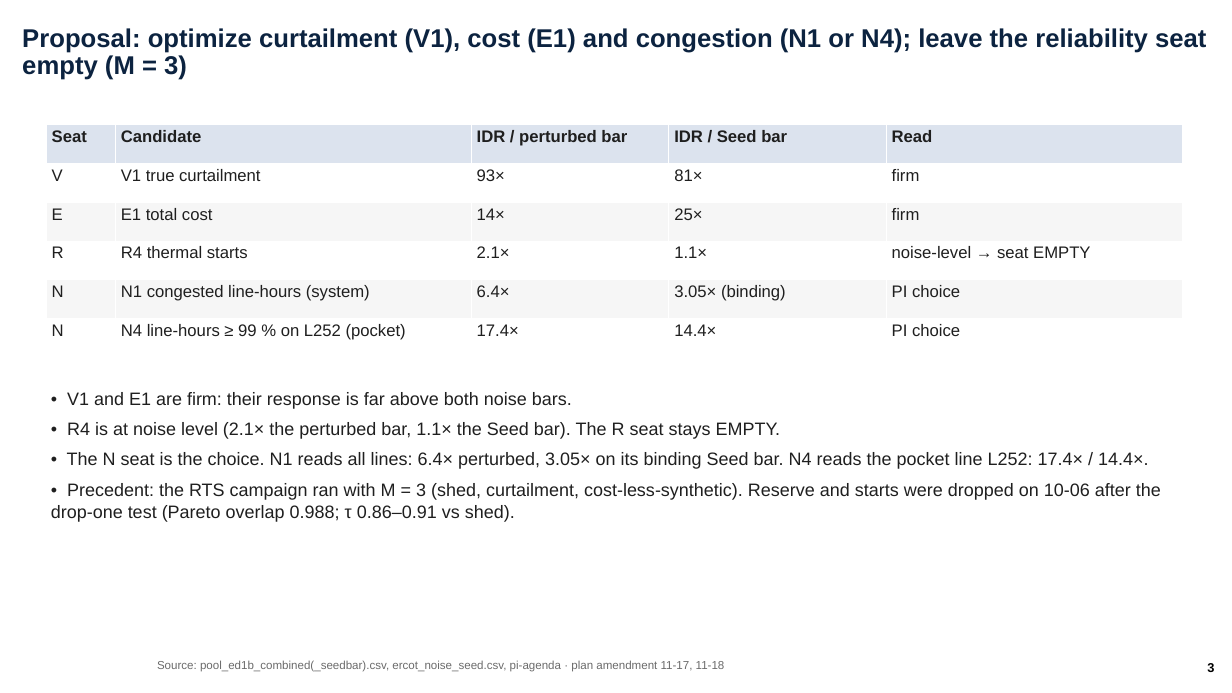
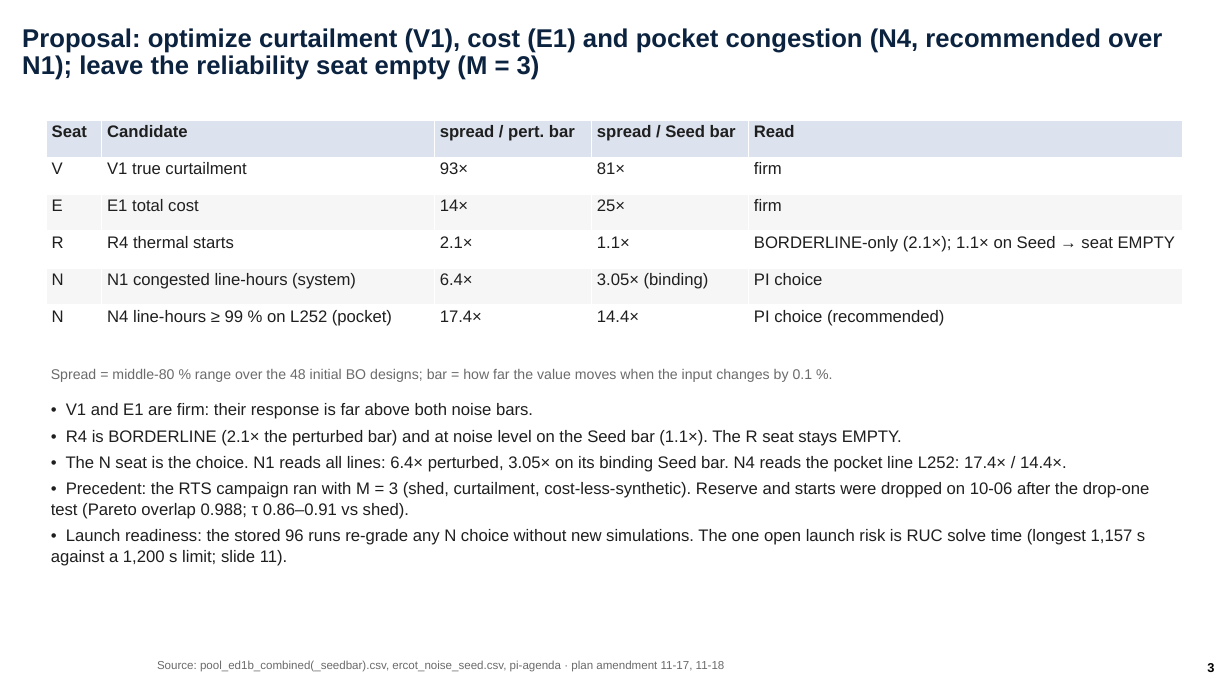
Before and after one commit to ylu283/RTS-GMLC, a slide deck: slide 3 of trial_0826/ercot/analysis/pi_objectives/ercot_objectives.pptx. Drawn at 1232x693 pixels with LibreOffice and Linux fonts; fonts in the diff are those of the drawing; background and template pictures are left out. Boxes give left, top, right and bottom in pixels: in the first picture for what was removed or moved away, otherwise in the second. Text is boxed around its words. In the diff, an @@ line names an element or a change of style, - is before the commit and + after.

Commit message:
deck(64) review round: B1–B8 + S1–S12 from three reviews — ruler names (median / 11-16 median), titles name N4 (A′ = disclosed post-hoc PI override), site-class wording, one A3 sentence, 5x5 rho matrix, rebuilt screening chart, sub/superscripts, engineering units, frozen external snippets; 214 assertions; validator PASSED; render-checked

```diff
--- a/trial_0826/ercot/analysis/pi_objectives/ercot_objectives.pptx
+++ b/trial_0826/ercot/analysis/pi_objectives/ercot_objectives.pptx
@@ title at (22, 28, 1162, 80): text changed @@
-Proposal: optimize curtailment (V1), cost (E1) and congestion (N1 or N4); leave the reliability seat empty (M = 3)
+Proposal: optimize curtailment (V1), cost (E1) and pocket congestion (N4, recommended over N1); leave the reliability seat empty (M = 3)
@@ table at (46, 120, 1183, 342) @@
-row 1, column 3: IDR / perturbed bar
+row 1, column 3: spread / pert. bar
-row 1, column 4: IDR / Seed bar
+row 1, column 4: spread / Seed bar
-row 4, column 5: noise-level → seat EMPTY
+row 4, column 5: BORDERLINE-only (2.1×); 1.1× on Seed → seat EMPTY
-row 6, column 5: PI choice
+row 6, column 5: PI choice (recommended)
@@ table: place and size @@
-table at (46, 125, 1183, 358)
+table at (46, 120, 1183, 342)
@@ text added at (51, 369, 813, 382), 11 pt, text #6B6B6B @@
+Spread = middle-80 % range over the 48 initial BO designs; bar = how far the value moves when the input changes by 0.1 %.
@@ text "• V1 and E1 are ...": place and size @@
-text "• V1 and E1 are ..." at (51, 392, 1161, 522)
+text "• V1 and E1 are ..." at (51, 403, 1150, 566)
@@ text at (51, 403, 1150, 519): size 14 to 13 pt in "• V1 and E1 are firm: their ...", "• The N seat is the choice. ...", "• Precedent: the RTS campaign ran with ..."; less space between paragraphs @@
@@ text at (66, 430, 902, 446): text changed; size 14 to 13 pt @@
-• R4 is at noise level (2.1× the perturbed bar, 1.1× the Seed bar). The R seat stays EMPTY.
+• R4 is BORDERLINE (2.1× the perturbed bar) and at noise level on the Seed bar (1.1×). The R seat stays EMPTY.
@@ text at (51, 529, 1145, 566): paragraph added @@
+• Launch readiness: the stored 96 runs re-grade any N choice without new simulations. The one open launch risk is RUC solve time (longest 1,157 s against a 1,200 s limit; slide 11).
```
Also in this commit, not shown: 17 other slides changed, 14 other files.
